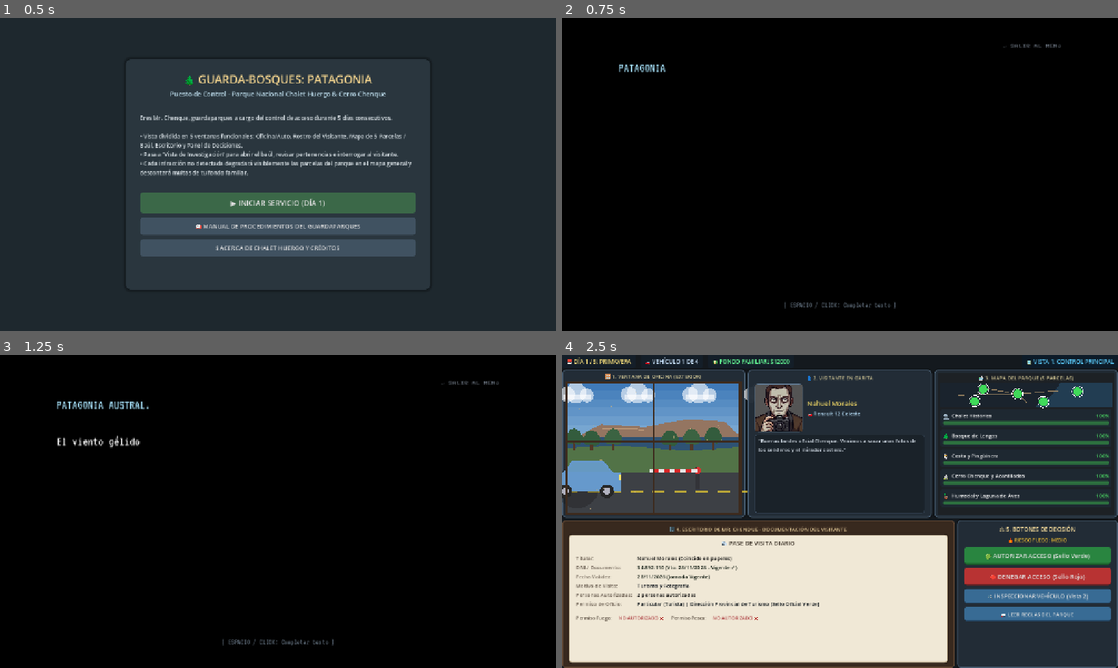
Above: before the commit, frames 1-4 (two rows, left to right).
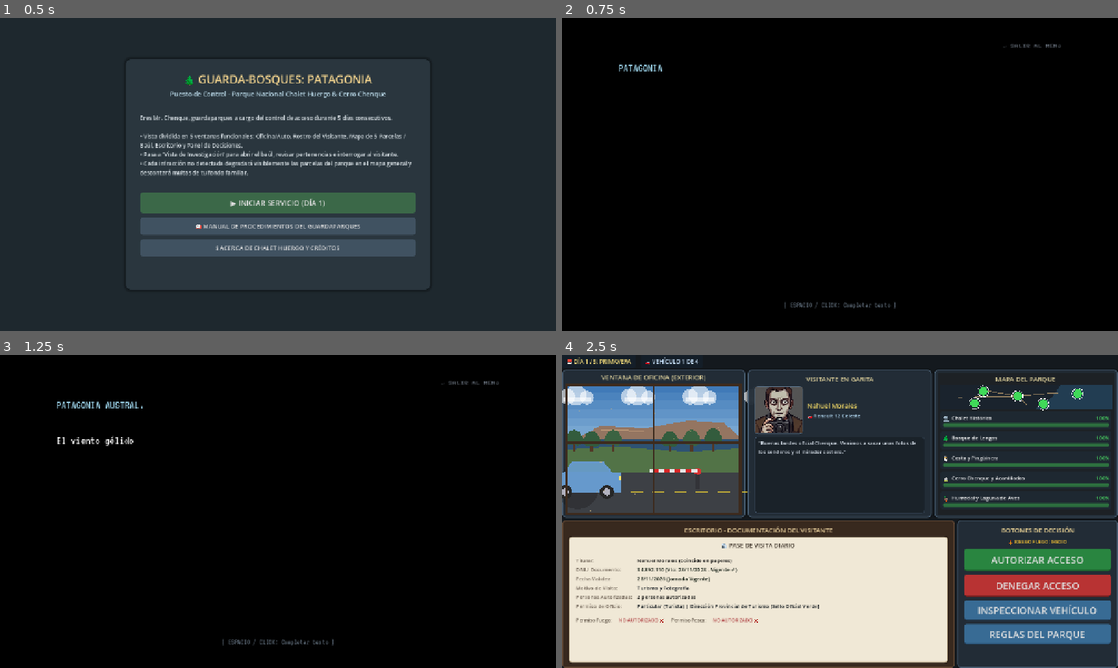
Above: after the commit, the same moments.

Repository: MontielNico/guardabosques-mrchenque
Game: Godot game, scene res://scenes/main_menu.tscn
Same seed, same stepped clock (60 frames per second), same inputs: the game is played once before the commit and once after it.
Inputs (mouse positions are in pixels of both pictures, inside the frame that each line leads up to):
- Up to frame 1 (0.5 s): no input
- Up to frame 2 (0.75 s): click "▶ INICIAR SERVICIO (DÍA 1)" at 0.5 s
- Up to frame 3 (1.25 s): no input
- Up to frame 4 (2.5 s): tap Enter at 1.25, 1.35, 2.1 s; move the mouse to (962, 495) at 1.27 s; click (962, 495) at 1.42 s; tap Space at 1.52, 2, 2.27 s; move the mouse to (728, 527) at 2.02 s; click (728, 527) at 2.17 s

Frame 1 is identical in both runs. In frame 2, 0.2% of the frame differs, in the area x 10-19%, y 14-18%; in frame 3, 0.5%; in frame 4, 17%, in the area x 0-100%, y 1-93%.

Commit message:
added scrollbar

Diff:
--- a/scenes/game_intro.tscn
+++ b/scenes/game_intro.tscn
@@ -1,12 +1,12 @@
 [gd_scene format=3 uid="uid://c10eg00dkq4yy"]
 
-[ext_resource type="Script" path="res://scripts/game_intro.gd" id="1_intro"]
+[ext_resource type="Script" uid="uid://c77q2t24v1nnn" path="res://scripts/game_intro.gd" id="1_intro"]
 [ext_resource type="FontFile" uid="uid://j2y771y6opce" path="res://fonts/VT323-Regular.ttf" id="2_vt323"]
 [ext_resource type="FontFile" uid="uid://bxp77kdvusiey" path="res://fonts/PressStart2P-Regular.ttf" id="3_press_start"]
 
 [sub_resource type="StyleBoxEmpty" id="StyleBoxEmpty_menu_btn"]
 
-[node name="GameIntro" type="Control"]
+[node name="GameIntro" type="Control" unique_id=307310316]
 layout_mode = 3
 anchors_preset = 15
 anchor_right = 1.0
@@ -15,7 +15,7 @@
 grow_vertical = 2
 script = ExtResource("1_intro")
 
-[node name="Background" type="ColorRect" parent="."]
+[node name="Background" type="ColorRect" parent="." unique_id=2081703747]
 layout_mode = 1
 anchors_preset = 15
 anchor_right = 1.0
@@ -24,7 +24,7 @@
 grow_vertical = 2
 color = Color(0, 0, 0, 1)
 
-[node name="Margin" type="MarginContainer" parent="."]
+[node name="Margin" type="MarginContainer" parent="." unique_id=822958265]
 layout_mode = 1
 anchors_preset = 15
 anchor_right = 1.0
@@ -36,51 +36,51 @@
 theme_override_constants/margin_right = 130
 theme_override_constants/margin_bottom = 50
 
-[node name="TopBar" type="HBoxContainer" parent="Margin"]
+[node name="TopBar" type="HBoxContainer" parent="Margin" unique_id=1933283504]
 layout_mode = 2
 size_flags_vertical = 0
 alignment = 2
 
-[node name="MenuButton" type="Button" parent="Margin/TopBar"]
+[node name="MenuButton" type="Button" parent="Margin/TopBar" unique_id=1505968017]
 layout_mode = 2
 theme_override_colors/font_color = Color(0.35, 0.38, 0.42, 1)
 theme_override_colors/font_hover_color = Color(0.8, 0.85, 0.9, 1)
 theme_override_fonts/font = ExtResource("3_press_start")
 theme_override_font_sizes/font_size = 9
 theme_override_styles/normal = SubResource("StyleBoxEmpty_menu_btn")
+theme_override_styles/pressed = SubResource("StyleBoxEmpty_menu_btn")
 theme_override_styles/hover = SubResource("StyleBoxEmpty_menu_btn")
-theme_override_styles/pressed = SubResource("StyleBoxEmpty_menu_btn")
 theme_override_styles/focus = SubResource("StyleBoxEmpty_menu_btn")
 text = "↩ SALIR AL MENÚ"
 
-[node name="VBox" type="VBoxContainer" parent="Margin"]
+[node name="VBox" type="VBoxContainer" parent="Margin" unique_id=2096019376]
 layout_mode = 2
 size_flags_vertical = 3
 theme_override_constants/separation = 20
 
-[node name="SpacerTop" type="Control" parent="Margin/VBox"]
+[node name="SpacerTop" type="Control" parent="Margin/VBox" unique_id=1589151270]
 custom_minimum_size = Vector2(0, 20)
 layout_mode = 2
 
-[node name="NarrativeLabel" type="RichTextLabel" parent="Margin/VBox"]
+[node name="NarrativeLabel" type="RichTextLabel" parent="Margin/VBox" unique_id=1063493768]
 layout_mode = 2
 size_flags_horizontal = 3
 size_flags_vertical = 3
 theme_override_colors/default_color = Color(0.95, 0.95, 0.95, 1)
 theme_override_constants/line_separation = 12
 theme_override_fonts/normal_font = ExtResource("2_vt323")
-theme_override_font_sizes/normal_font_size = 30
+theme_override_font_sizes/normal_font_size = 28
 bbcode_enabled = true
 text = "Texto narrativo..."
-scroll_active = false
+scroll_active = true
 autowrap_mode = 3
 
-[node name="PromptContainer" type="VBoxContainer" parent="Margin/VBox"]
+[node name="PromptContainer" type="VBoxContainer" parent="Margin/VBox" unique_id=712187816]
 layout_mode = 2
 theme_override_constants/separation = 4
 alignment = 1
 
-[node name="PromptLabel" type="Label" parent="Margin/VBox/PromptContainer"]
+[node name="PromptLabel" type="Label" parent="Margin/VBox/PromptContainer" unique_id=956981200]
 layout_mode = 2
 theme_override_colors/font_color = Color(0.75, 0.88, 0.98, 1)
 theme_override_fonts/font = ExtResource("2_vt323")
@@ -88,7 +88,7 @@
 text = "[ PRESIONA ESPACIO O HAZ CLICK PARA CONTINUAR ▶ ]"
 horizontal_alignment = 1
 
-[node name="SkipHint" type="Label" parent="Margin/VBox/PromptContainer"]
+[node name="SkipHint" type="Label" parent="Margin/VBox/PromptContainer" unique_id=1914785453]
 layout_mode = 2
 theme_override_colors/font_color = Color(0.35, 0.4, 0.45, 1)
 theme_override_fonts/font = ExtResource("2_vt323")
--- a/scenes/main_game.tscn
+++ b/scenes/main_game.tscn
@@ -202,23 +202,9 @@
 theme_override_styles/normal = SubResource("StyleBoxFlat_hud")
 text = "🚗 VEHÍCULO 1 DE 4"
 
-[node name="FundsBadge" type="Label" parent="VBox/TopHUD" unique_id=1823739772]
-layout_mode = 2
-theme_override_colors/font_color = Color(0.4, 1, 0.6, 1)
-theme_override_font_sizes/font_size = 13
-theme_override_styles/normal = SubResource("StyleBoxFlat_hud")
-text = "💵 FONDO FAMILIAR: $12000"
-
 [node name="Spacer" type="Control" parent="VBox/TopHUD" unique_id=230925421]
 layout_mode = 2
 size_flags_horizontal = 3
-
-[node name="ViewModeBadge" type="Label" parent="VBox/TopHUD" unique_id=210246607]
-layout_mode = 2
-theme_override_colors/font_color = Color(0.6, 0.9, 1, 1)
-theme_override_font_sizes/font_size = 13
-theme_override_styles/normal = SubResource("StyleBoxFlat_hud")
-text = "📋 VISTA 1: CONTROL PRINCIPAL"
 
 [node name="MainLayout" type="VBoxContainer" parent="VBox" unique_id=1830276404]
 layout_mode = 2
@@ -243,8 +229,8 @@
 [node name="Title" type="Label" parent="VBox/MainLayout/TopRow/Window1_Office/VBox" unique_id=1299626293]
 layout_mode = 2
 theme_override_colors/font_color = Color(0.85, 0.8, 0.6, 1)
-theme_override_font_sizes/font_size = 12
-text = "🪟 1. VENTANA DE OFICINA (EXTERIOR)"
+theme_override_font_sizes/font_size = 15
+text = "VENTANA DE OFICINA (EXTERIOR)"
 horizontal_alignment = 1
 
 [node name="PatagoniaView" type="Control" parent="VBox/MainLayout/TopRow/Window1_Office/VBox" unique_id=482344052]
@@ -272,8 +258,8 @@
 [node name="Title" type="Label" parent="VBox/MainLayout/TopRow/Window2_Visitor/Margin/VBox" unique_id=1132857983]
 layout_mode = 2
 theme_override_colors/font_color = Color(0.85, 0.8, 0.6, 1)
-theme_override_font_sizes/font_size = 12
-text = "👤 2. VISITANTE EN GARITA"
+theme_override_font_sizes/font_size = 15
+text = "VISITANTE EN GARITA"
 horizontal_alignment = 1
 
 [node name="ProfileHBox" type="HBoxContainer" parent="VBox/MainLayout/TopRow/Window2_Visitor/Margin/VBox" unique_id=702855678]
@@ -359,8 +345,8 @@
 layout_mode = 2
 size_flags_horizontal = 3
 theme_override_colors/font_color = Color(0.85, 0.8, 0.6, 1)
-theme_override_font_sizes/font_size = 12
-text = "🗺️ 3. MAPA DEL PARQUE (5 PARCELAS)"
+theme_override_font_sizes/font_size = 15
+text = "MAPA DEL PARQUE "
 horizontal_alignment = 1
 
 [node name="MapCanvas" type="Control" parent="VBox/MainLayout/TopRow/Window3_MapAndTrunk/ParkMapView/Margin/VBox" unique_id=431000142]
@@ -447,8 +433,8 @@
 [node name="Title" type="Label" parent="VBox/MainLayout/BottomRow/Window4_Desk/Margin/VBox" unique_id=29721357]
 layout_mode = 2
 theme_override_colors/font_color = Color(0.9, 0.8, 0.6, 1)
-theme_override_font_sizes/font_size = 12
-text = "🗄️ 4. ESCRITORIO DE MR. CHENQUE - DOCUMENTACIÓN DEL VISITANTE"
+theme_override_font_sizes/font_size = 15
+text = "ESCRITORIO - DOCUMENTACIÓN DEL VISITANTE"
 horizontal_alignment = 1
 
 [node name="DocumentView" type="PanelContainer" parent="VBox/MainLayout/BottomRow/Window4_Desk/Margin/VBox" unique_id=1195446462]
@@ -593,7 +579,7 @@
 visible = false
 layout_mode = 2
 size_flags_horizontal = 4
-theme_override_font_sizes/font_size = 20
+theme_override_font_sizes/font_size = 40
 text = "【 AUTORIZADO 】
 PARQUE CHALET HUERGO"
 horizontal_alignment = 1
@@ -617,8 +603,8 @@
 [node name="Title" type="Label" parent="VBox/MainLayout/BottomRow/Window5_Decisions/Margin/VBox" unique_id=1866599361]
 layout_mode = 2
 theme_override_colors/font_color = Color(0.95, 0.85, 0.6, 1)
-theme_override_font_sizes/font_size = 13
-text = "⚖️ 5. BOTONES DE DECISIÓN"
+theme_override_font_sizes/font_size = 15
+text = "BOTONES DE DECISIÓN"
 horizontal_alignment = 1
 
 [node name="InfoMini" type="HBoxContainer" parent="VBox/MainLayout/BottomRow/Window5_Decisions/Margin/VBox" unique_id=51294562]
@@ -637,21 +623,23 @@
 
 [node name="ApproveBtn" type="Button" parent="VBox/MainLayout/BottomRow/Window5_Decisions/Margin/VBox/DecisionsBox" unique_id=555596461]
 layout_mode = 2
-theme_override_font_sizes/font_size = 14
+theme_override_font_sizes/font_size = 22
 theme_override_styles/normal = SubResource("StyleBoxFlat_approve_btn")
-text = "🟢 AUTORIZAR ACCESO (Sello Verde)"
+text = "AUTORIZAR ACCESO
+"
 
 [node name="RejectBtn" type="Button" parent="VBox/MainLayout/BottomRow/Window5_Decisions/Margin/VBox/DecisionsBox" unique_id=546862011]
 layout_mode = 2
-theme_override_font_sizes/font_size = 14
+theme_override_font_sizes/font_size = 22
 theme_override_styles/normal = SubResource("StyleBoxFlat_reject_btn")
-text = "🔴 DENEGAR ACCESO (Sello Rojo)"
+text = "DENEGAR ACCESO"
 
 [node name="InspectBtn" type="Button" parent="VBox/MainLayout/BottomRow/Window5_Decisions/Margin/VBox/DecisionsBox" unique_id=2040792103]
 layout_mode = 2
-theme_override_font_sizes/font_size = 13
+theme_override_font_sizes/font_size = 22
 theme_override_styles/normal = SubResource("StyleBoxFlat_inspect_btn")
-text = "🔍 INSPECCIONAR VEHÍCULO (Vista 2)"
+text = "INSPECCIONAR VEHÍCULO
+"
 
 [node name="BackToMapBtn" type="Button" parent="VBox/MainLayout/BottomRow/Window5_Decisions/Margin/VBox/DecisionsBox" unique_id=98885368]
 visible = false
@@ -662,9 +650,9 @@
 
 [node name="RulebookBtn" type="Button" parent="VBox/MainLayout/BottomRow/Window5_Decisions/Margin/VBox" unique_id=677952951]
 layout_mode = 2
-theme_override_font_sizes/font_size = 12
+theme_override_font_sizes/font_size = 22
 theme_override_styles/normal = SubResource("StyleBoxFlat_inspect_btn")
-text = "📖 LEER REGLAS DEL PARQUE"
+text = "REGLAS DEL PARQUE"
 
 [node name="FeedbackLabel" type="Label" parent="VBox/MainLayout/BottomRow/Window5_Decisions/Margin/VBox" unique_id=1971190056]
 layout_mode = 2
--- /dev/null
+++ b/scripts/document_modal.gd
@@ -0,0 +1,76 @@
+extends PanelContainer
+class_name DocumentModal
+
+# Modal interactivo para inspección detallada del documento.png del visitante
+
+signal closed
+
+@onready var doc_title: Label = $Margin/VBox/Content/PaperPanel/Margin/VBox/Header/DocTitle
+@onready var name_val: Label = $Margin/VBox/Content/PaperPanel/Margin/VBox/Grid/NameVal
+@onready var dni_val: Label = $Margin/VBox/Content/PaperPanel/Margin/VBox/Grid/DniVal
+@onready var date_val: Label = $Margin/VBox/Content/PaperPanel/Margin/VBox/Grid/DateVal
+@onready var purpose_val: Label = $Margin/VBox/Content/PaperPanel/Margin/VBox/Grid/PurposeVal
+@onready var people_val: Label = $Margin/VBox/Content/PaperPanel/Margin/VBox/Grid/PeopleVal
+@onready var job_permit_val: Label = $Margin/VBox/Content/PaperPanel/Margin/VBox/Grid/JobPermitVal
+@onready var fire_permit_val: Label = $Margin/VBox/Content/PaperPanel/Margin/VBox/PermitsBox/FirePermitVal
+@onready var fishing_permit_val: Label = $Margin/VBox/Content/PaperPanel/Margin/VBox/PermitsBox/FishingPermitVal
+@onready var notes_val: Label = $Margin/VBox/Content/PaperPanel/Margin/VBox/NotesVal
+@onready var close_btn: Button = $Margin/VBox/Header/CloseButton
+
+func _ready() -> void:
+	if close_btn:
+		close_btn.pressed.connect(_on_close_pressed)
+
+func open_document(doc_data: Dictionary, visitor_data: Dictionary = {}) -> void:
+	visible = true
+	SoundManager.play_sound("paper")
+
+	if doc_title:
+		doc_title.text = "🏛️ " + doc_data.get("type", "Pase de Ingreso Diario").to_upper()
+	if name_val:
+		name_val.text = doc_data.get("name", "Desconocido")
+	if dni_val:
+		dni_val.text = doc_data.get("dni", "00.000.000")
+	if date_val:
+		var dt = doc_data.get("date", "28/11/2026")
+		var expired = doc_data.get("is_expired", false)
+		if expired:
+			date_val.text = dt + " (⚠️ VENCIDO - NO AUTORIZADO)"
+			date_val.modulate = Color(0.9, 0.15, 0.15)
+		else:
+			date_val.text = dt + " (Vigente y Autorizado)"
+			date_val.modulate = Color(0.12, 0.55, 0.18)
+	if purpose_val:
+		purpose_val.text = doc_data.get("purpose", "Paseo y Recreación")
+	if people_val:
+		var decl = doc_data.get("passengers", 1)
+		var actual = visitor_data.get("actual_passengers", decl)
+		people_val.text = "%d persona(s) declarada(s) en documento" % decl
+		if actual != decl:
+			people_val.text += " (⚠️ Reales a bordo: %d)" % actual
+	if job_permit_val:
+		var job = doc_data.get("job_permit", "Ninguno (Particular)")
+		job_permit_val.text = job
+		if "Ninguno" in job:
+			job_permit_val.modulate = Color(0.35, 0.3, 0.25)
+		else:
+			job_permit_val.modulate = Color(0.08, 0.35, 0.65)
+
+	if fire_permit_val:
+		var has_fire = doc_data.get("fire_permit", false)
+		fire_permit_val.text = "HABILITADO PARA ENCENDER FUEGO ✔️" if has_fire else "PROHIBIDO ENCENDER FUEGO ❌"
+		fire_permit_val.modulate = Color(0.1, 0.6, 0.2) if has_fire else Color(0.85, 0.15, 0.15)
+
+	if fishing_permit_val:
+		var has_fishing = doc_data.get("fishing_permit", false)
+		fishing_permit_val.text = "HABILITADO PARA PESCA DEPORTIVA ✔️" if has_fishing else "PROHIBIDA LA PESCA DEPORTIVA ❌"
+		fishing_permit_val.modulate = Color(0.1, 0.6, 0.2) if has_fishing else Color(0.85, 0.15, 0.15)
+
+	if notes_val:
+		var notes = "• Presentar este pase ante las autoridades del Parque Nacional Chalet Huergo.\n• Prohibido arrojar residuos o dañar la flora/fauna nativa de la costa y cerro."
+		notes_val.text = notes
+
+func _on_close_pressed() -> void:
+	SoundManager.play_sound("click")
+	visible = false
+	closed.emit()
--- a/scripts/game_intro.gd
+++ b/scripts/game_intro.gd
@@ -52,6 +52,10 @@
 		narrative_label.text = screen_data.get("text", "")
 		narrative_label.visible_characters = 0
 		total_character_count = narrative_label.get_total_character_count()
+		narrative_label.scroll_to_line(0)
+		var v_scroll = narrative_label.get_v_scroll_bar()
+		if v_scroll:
+			v_scroll.value = 0
 
 	current_visible_chars = 0.0
 	last_sound_char_index = -1
Binary file added: public/documento.png
Not shown, added: public/documento.png.import
Binary file added: public/rules.png
Not shown, added: public/rules.png.import
Binary file added: public/wood_table.png
Not shown, added: public/wood_table.png.import
Not shown, added: scripts/document_modal.gd.uid
